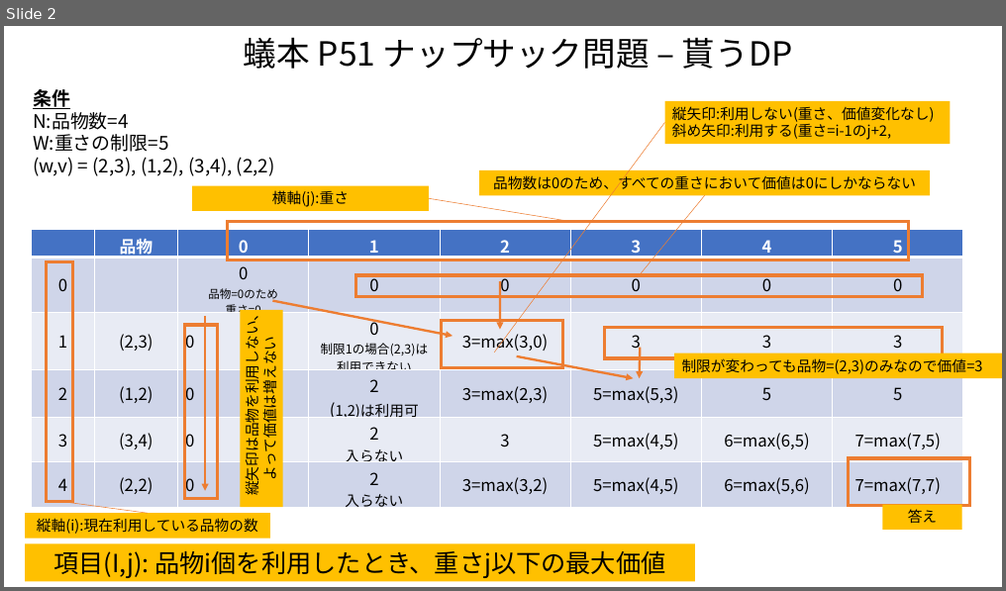
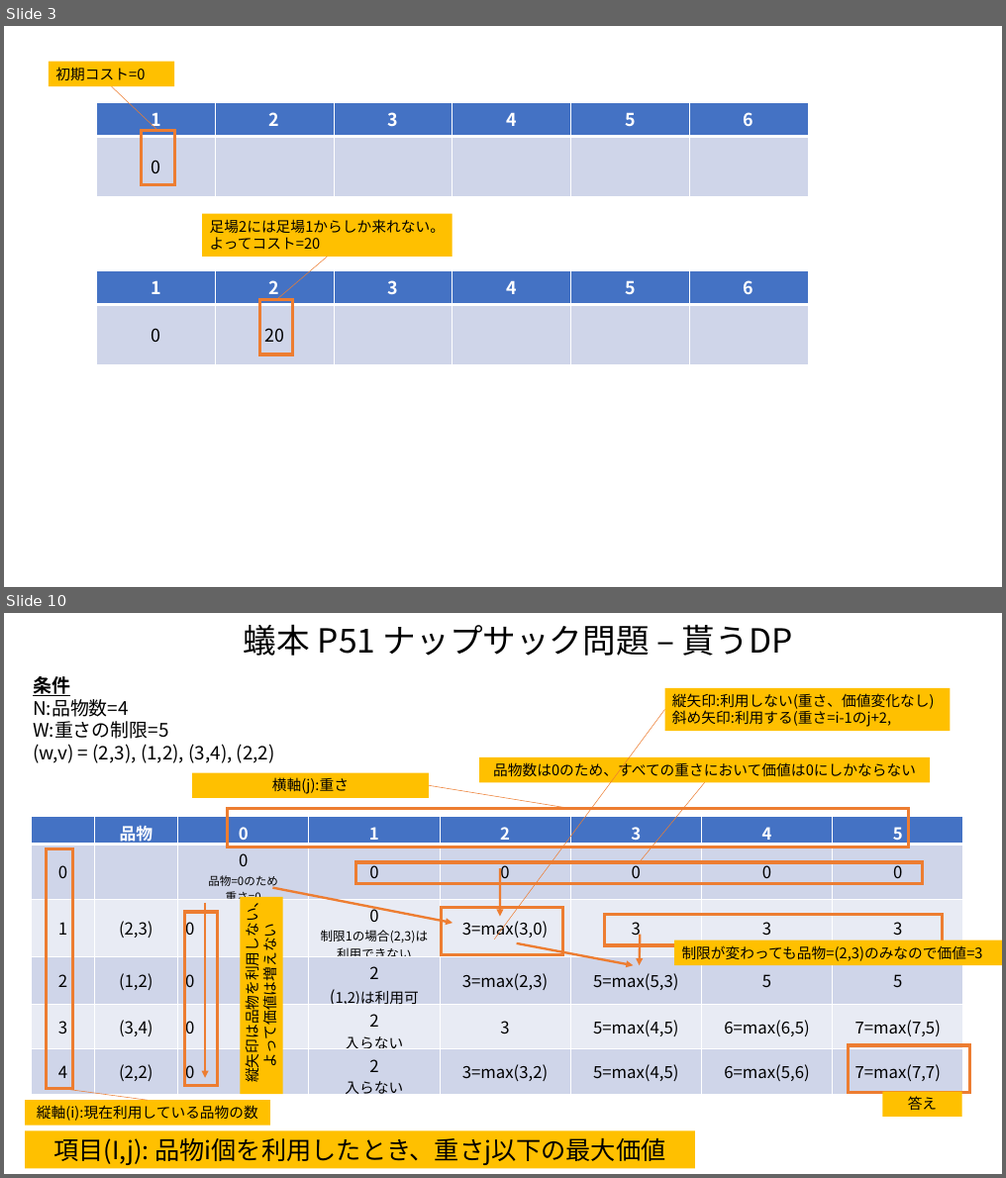
Before and after one commit to nord2sudjp/atcoder, a slide deck: 動的計画法/DP.pptx. Shown one above the other, each under a label of ours: slide 2 before the commit, slides 3 and 10 after it; the slides between them are not shown. The pictures are 1006x591 and 1006x1178 pixels, drawn with LibreOffice and Linux fonts; fonts in the diff are those of the drawing. Boxes give left, top, right and bottom in pixels: in the first picture for what was removed or moved away, otherwise in the second. Text is boxed around its words. In the diff, an @@ line names an element or a change of style, - is before the commit and + after.

```diff
--- a/動的計画法/DP.pptx
+++ b/動的計画法/DP.pptx
@@ slide 3 added at (x1=4, y1=26, x2=1002, y2=587), background #FFFFFF @@
@@ rectangle added at (x1=49, y1=62, x2=174, y2=86), fill #FFC000, 14 pt, text #000000 @@
+初期コスト=0
@@ table added at (x1=97, y1=102, x2=807, y2=196), 2 rows, 6 columns @@
+1 | 2 | 3 | 4 | 5 | 6
+0 |  |  |  |  | 
@@ line added from (112, 86) to (158, 131), #ED7D31 0.5 pt @@
@@ rectangle added at (x1=142, y1=131, x2=174, y2=185), outline #ED7D31 3 pt @@
@@ rectangle added at (x1=202, y1=214, x2=452, y2=257), fill #FFC000, 14 pt, text #000000 @@
+足場2には足場1からしか来れない。
+よってコスト=20
@@ line added from (328, 257) to (276, 300), #ED7D31 0.5 pt @@
@@ table added at (x1=97, y1=271, x2=807, y2=365), 2 rows, 6 columns @@
+1 | 2 | 3 | 4 | 5 | 6
+0 | 20 |  |  |  | 
@@ rectangle added at (x1=260, y1=300, x2=293, y2=355), outline #ED7D31 3 pt @@
@@ what was slide 2 is now slide 10 @@
```
Also in this commit, not shown: 2 slides changed, 6 other slides added, 1 slide removed, 1 other file.
